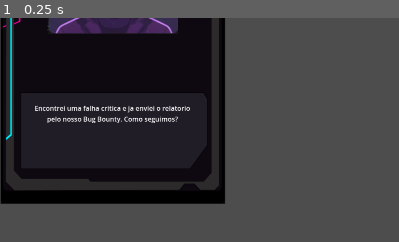
Above: before the commit, frame 1.
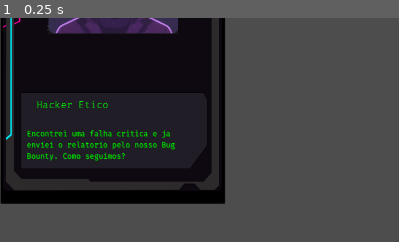
Above: after the commit, the same moment.

Repository: AMSoulAres/reigns-like-cyber-sec
Game: Godot game, scene res://Main.tscn
Same seed, same stepped clock (60 frames per second), same inputs: the game is played once before the commit and once after it.
Inputs:
- Up to frame 1 (0.25 s): no input
The pictures show only the part of the screen within x 0-50%, y 37-87%; the shares and areas given below are measured in that part.

The runs differ from the first frame. In frame 1, 2.6% of the frame differs, in the area x 6-48%, y 37-64%.

Commit message:
change some quests and UI

Diff:
--- a/card_data/conselheiro.tres
+++ b/card_data/conselheiro.tres
@@ -1,7 +1,7 @@
 [gd_resource type="Resource" script_class="CardData" load_steps=3 format=3 uid="uid://c0qab3is6drux"]
 
 [ext_resource type="Script" uid="uid://jt7uulivwsyb" path="res://scripts/CardData.gd" id="1_h3jpb"]
-[ext_resource type="Texture2D" uid="uid://bmqhplh6rblhv" path="res://assets/card_images/Engineer.png" id="1_ultvn"]
+[ext_resource type="Texture2D" uid="uid://dg515llyn5pk5" path="res://assets/card_images/TechGirl.png" id="1_ultvn"]
 
 [resource]
 script = ExtResource("1_h3jpb")
@@ -16,7 +16,7 @@
 "moral": -5
 }
 effects_right = {
-"money": -12,
-"infra": 10
+"infra": 10,
+"money": -12
 }
 metadata/_custom_type_script = "uid://jt7uulivwsyb"
--- a/card_data/example_quest_step0.tres
+++ b/card_data/example_quest_step0.tres
@@ -1,16 +1,15 @@
 [gd_resource type="Resource" script_class="CardData" load_steps=3 format=3 uid="uid://ci3example0"]
 
-[ext_resource type="Texture2D" uid="uid://bmqhplh6rblhv" path="res://assets/card_images/Engineer.png" id="1_portrait"]
+[ext_resource type="Texture2D" uid="uid://dhf53o5ksff3g" path="res://assets/card_images/HappyDog.png" id="1_j140d"]
 [ext_resource type="Script" uid="uid://jt7uulivwsyb" path="res://scripts/CardData.gd" id="2_script"]
 
 [resource]
 script = ExtResource("2_script")
 card_id = "example_quest_step0"
 character = "Personagem Exemplo"
-portrait = ExtResource("1_portrait")
+portrait = ExtResource("1_j140d")
 dialogue = "Use este cartao como ponto de partida para uma nova questline. Atualize ID, personagem e efeitos."
 questline_id = "example_thread"
-quest_step = 0
 available_from_start = false
 reshuffle_after_use = false
 choice_left_text = "Defina a consequencia da opcao esquerda."
--- a/card_data/example_quest_step1.tres
+++ b/card_data/example_quest_step1.tres
@@ -1,13 +1,13 @@
 [gd_resource type="Resource" script_class="CardData" load_steps=3 format=3 uid="uid://ci3example1"]
 
-[ext_resource type="Texture2D" uid="uid://bmqhplh6rblhv" path="res://assets/card_images/Engineer.png" id="1_portrait"]
+[ext_resource type="Texture2D" uid="uid://b8uoxwq46ywux" path="res://assets/card_images/PoliceDog.png" id="1_3g0yr"]
 [ext_resource type="Script" uid="uid://jt7uulivwsyb" path="res://scripts/CardData.gd" id="2_script"]
 
 [resource]
 script = ExtResource("2_script")
 card_id = "example_quest_step1"
 character = "Personagem Exemplo"
-portrait = ExtResource("1_portrait")
+portrait = ExtResource("1_3g0yr")
 dialogue = "Este e um passo intermediario. Ajuste delays e proximos cartoes conforme necessario."
 questline_id = "example_thread"
 quest_step = 1
--- a/card_data/tech_breach/01_entry.tres
+++ b/card_data/tech_breach/01_entry.tres
@@ -1,29 +1,27 @@
 [gd_resource type="Resource" script_class="CardData" load_steps=3 format=3 uid="uid://techbreach01"]
 
-[ext_resource type="Texture2D" uid="uid://borrwiycy5sk3" path="res://assets/card_images/Tech_Guy.png" id="1_portrait"]
+[ext_resource type="Texture2D" uid="uid://6a6lik2q7cgp" path="res://assets/card_images/DataAnalyst.png" id="1_by6fw"]
 [ext_resource type="Script" uid="uid://jt7uulivwsyb" path="res://scripts/CardData.gd" id="2_script"]
 
 [resource]
 script = ExtResource("2_script")
 card_id = "tech_breach_01_entry"
 character = "Dev Pleno"
-portrait = ExtResource("1_portrait")
+portrait = ExtResource("1_by6fw")
 dialogue = "Chefe, meu usuario foi comprometido e dezenas de clientes tiveram dados expostos..."
 questline_id = "tech_breach"
-quest_step = 0
-available_from_start = true
 reshuffle_after_use = false
-choice_left_text = "Informe todo mundo e revise o treinamento da equipe."
-choice_right_text = "Voce caiu em phishing? Vamos encobrir isso."
+choice_left_text = "Tranquilize o público e realize o treinamento de segurança da equipe."
+choice_right_text = "Voce caiu em phishing? Inacreditável. Vamos encobrir isso."
 effects_left = {
-"reputation": -6,
 "infra": 6,
-"moral": 6
+"moral": 6,
+"reputation": -6
 }
 effects_right = {
 "infra": -6,
-"reputation": -8,
-"moral": -6
+"moral": -6,
+"reputation": -8
 }
 next_card_id_left = "tech_breach_02_training"
 next_card_delay_left = 1
--- a/card_data/tech_breach/02_coverup.tres
+++ b/card_data/tech_breach/02_coverup.tres
@@ -1,13 +1,13 @@
-[gd_resource type="Resource" script_class="CardData" load_steps=3 format=3 uid="uid://techbreach02cover"]
+[gd_resource type="Resource" script_class="CardData" load_steps=3 format=3 uid="uid://bnnqr7mvpmu4d"]
 
-[ext_resource type="Texture2D" uid="uid://borrwiycy5sk3" path="res://assets/card_images/Tech_Guy.png" id="1_portrait"]
+[ext_resource type="Texture2D" uid="uid://6a6lik2q7cgp" path="res://assets/card_images/DataAnalyst.png" id="1_tcn1n"]
 [ext_resource type="Script" uid="uid://jt7uulivwsyb" path="res://scripts/CardData.gd" id="2_script"]
 
 [resource]
 script = ExtResource("2_script")
 card_id = "tech_breach_02_coverup"
 character = "Dev Pleno"
-portrait = ExtResource("1_portrait")
+portrait = ExtResource("1_tcn1n")
 dialogue = "A auditoria interna descobriu que escondemos o incidente. Ainda da para controlar a narrativa?"
 questline_id = "tech_breach"
 quest_step = 1
@@ -16,8 +16,8 @@
 choice_left_text = "Confesse antes que vazem prints."
 choice_right_text = "Apague os logs e jure que nunca aconteceu."
 effects_left = {
-"reputation": -12,
-"moral": -4
+"moral": -4,
+"reputation": -12
 }
 effects_right = {
 "infra": -8,
--- a/card_data/tech_breach/02_training.tres
+++ b/card_data/tech_breach/02_training.tres
@@ -1,13 +1,13 @@
-[gd_resource type="Resource" script_class="CardData" load_steps=3 format=3 uid="uid://techbreach02training"]
+[gd_resource type="Resource" script_class="CardData" load_steps=3 format=3 uid="uid://be4ej1h81oaay"]
 
-[ext_resource type="Texture2D" uid="uid://borrwiycy5sk3" path="res://assets/card_images/Tech_Guy.png" id="1_portrait"]
+[ext_resource type="Texture2D" uid="uid://6a6lik2q7cgp" path="res://assets/card_images/DataAnalyst.png" id="1_fi2vd"]
 [ext_resource type="Script" uid="uid://jt7uulivwsyb" path="res://scripts/CardData.gd" id="2_script"]
 
 [resource]
 script = ExtResource("2_script")
 card_id = "tech_breach_02_training"
 character = "Dev Pleno"
-portrait = ExtResource("1_portrait")
+portrait = ExtResource("1_fi2vd")
 dialogue = "A equipe esta esperando o novo treinamento anti-phishing. Como vamos conduzir isso?"
 questline_id = "tech_breach"
 quest_step = 1
--- a/card_data/tech_breach/03_audit.tres
+++ b/card_data/tech_breach/03_audit.tres
@@ -1,13 +1,13 @@
-[gd_resource type="Resource" script_class="CardData" load_steps=3 format=3 uid="uid://techbreach03audit"]
+[gd_resource type="Resource" script_class="CardData" load_steps=3 format=3 uid="uid://bnnqr7mwnsc8f"]
 
-[ext_resource type="Texture2D" uid="uid://borrwiycy5sk3" path="res://assets/card_images/Tech_Guy.png" id="1_portrait"]
+[ext_resource type="Texture2D" uid="uid://bjk6e3mkhfvai" path="res://assets/card_images/DepartmentChief.png" id="1_foivh"]
 [ext_resource type="Script" uid="uid://jt7uulivwsyb" path="res://scripts/CardData.gd" id="2_script"]
 
 [resource]
 script = ExtResource("2_script")
 card_id = "tech_breach_03_audit"
 character = "Dev Pleno"
-portrait = ExtResource("1_portrait")
+portrait = ExtResource("1_foivh")
 dialogue = "O relatorio de phishing trouxe uma lista de 50 acoes. Um auditor externo quer prioridade maxima."
 questline_id = "tech_breach"
 quest_step = 2
--- a/card_data/tech_breach/03_board_hearing.tres
+++ b/card_data/tech_breach/03_board_hearing.tres
@@ -1,13 +1,13 @@
-[gd_resource type="Resource" script_class="CardData" load_steps=3 format=3 uid="uid://techbreach03board"]
+[gd_resource type="Resource" script_class="CardData" load_steps=3 format=3 uid="uid://bnnqr7mwomahx"]
 
-[ext_resource type="Texture2D" uid="uid://borrwiycy5sk3" path="res://assets/card_images/Tech_Guy.png" id="1_portrait"]
+[ext_resource type="Texture2D" uid="uid://bjk6e3mkhfvai" path="res://assets/card_images/DepartmentChief.png" id="1_pfkt1"]
 [ext_resource type="Script" uid="uid://jt7uulivwsyb" path="res://scripts/CardData.gd" id="2_script"]
 
 [resource]
 script = ExtResource("2_script")
 card_id = "tech_breach_03_board_hearing"
 character = "Dev Pleno"
-portrait = ExtResource("1_portrait")
+portrait = ExtResource("1_pfkt1")
 dialogue = "O conselho abriu uma audiencia. Eles querem saber por que ninguem foi avisado do incidente."
 questline_id = "tech_breach"
 quest_step = 3
@@ -16,8 +16,8 @@
 choice_left_text = "Confesse tudo e proponha um plano transparente."
 choice_right_text = "Minta sob juramento, ninguem precisa saber."
 effects_left = {
-"reputation": -5,
-"moral": 4
+"moral": 4,
+"reputation": -5
 }
 effects_right = {
 "reputation": -20
--- a/scenes/Card.gd
+++ b/scenes/Card.gd
@@ -6,6 +6,7 @@
 # Referências aos nós principais
 @onready var template: TextureRect = %Template
 @onready var portrait: TextureRect = %Portrait
+@onready var character: Label = %CharacterLabel
 @onready var dialogue_label: Label = %DialogueLabel
 @onready var choice_left_container: Control = %ChoiceLeftContainer
 @onready var choice_right_container: Control = %ChoiceRightContainer
@@ -30,6 +31,7 @@
 	dialogue_label.text = data.dialogue
 	choice_left_label.text = data.choice_left_text
 	choice_right_label.text = data.choice_right_text
+	character.text = data.character
 
 	# Garante que os containers de escolha comecem invisíveis.
 	choice_left_container.modulate.a = 0
--- a/scenes/Card.tscn
+++ b/scenes/Card.tscn
@@ -1,8 +1,10 @@
-[gd_scene load_steps=7 format=3 uid="uid://l8c4vk1emene"]
+[gd_scene load_steps=9 format=3 uid="uid://l8c4vk1emene"]
 
 [ext_resource type="Script" uid="uid://lqj5333xy445" path="res://scenes/Card.gd" id="1_yiag5"]
 [ext_resource type="Texture2D" uid="uid://bosefamxgquny" path="res://assets/Template Principal.png" id="2_template"]
 [ext_resource type="Texture2D" uid="uid://buqvdrrshwe12" path="res://assets/stats/Money_ICON.png" id="3_money"]
+[ext_resource type="Texture2D" uid="uid://b8uoxwq46ywux" path="res://assets/card_images/PoliceDog.png" id="3_qbjcq"]
+[ext_resource type="FontFile" uid="uid://cn8mt6w1q3se3" path="res://assets/FiraCode-VariableFont_wght.ttf" id="4_dqwud"]
 [ext_resource type="Texture2D" uid="uid://b335w477c37dx" path="res://assets/stats/Moral Icon.png" id="4_moral"]
 [ext_resource type="Texture2D" uid="uid://d11wsb4rj2lcy" path="res://assets/stats/Infra_Icon.png" id="5_infra"]
 [ext_resource type="Texture2D" uid="uid://csx0ekb2k6lx2" path="res://assets/stats/Rep Icon.png" id="6_rep"]
@@ -12,8 +14,8 @@
 
 [node name="Template" type="TextureRect" parent="."]
 unique_name_in_owner = true
-offset_right = 450.0
-offset_bottom = 650.0
+offset_right = 541.0
+offset_bottom = 843.0
 texture = ExtResource("2_template")
 
 [node name="Portrait" type="TextureRect" parent="Template"]
@@ -30,8 +32,30 @@
 offset_bottom = 14.0
 grow_horizontal = 2
 grow_vertical = 2
+texture = ExtResource("3_qbjcq")
 expand_mode = 1
 stretch_mode = 5
+
+[node name="CharacterLabel" type="Label" parent="Template"]
+unique_name_in_owner = true
+layout_mode = 1
+anchors_preset = 8
+anchor_left = 0.5
+anchor_top = 0.5
+anchor_right = 0.5
+anchor_bottom = 0.5
+offset_left = -182.5
+offset_top = 168.5
+offset_right = 235.5
+offset_bottom = 243.5
+grow_horizontal = 2
+grow_vertical = 2
+theme_override_colors/font_color = Color(0, 1, 0, 1)
+theme_override_fonts/font = ExtResource("4_dqwud")
+theme_override_font_sizes/font_size = 24
+text = "Cachorrinho
+"
+autowrap_mode = 3
 
 [node name="DialogueLabel" type="Label" parent="Template"]
 unique_name_in_owner = true
@@ -41,30 +65,34 @@
 anchor_top = 0.5
 anchor_right = 0.5
 anchor_bottom = 0.5
-offset_left = -195.0
-offset_top = 180.0
-offset_right = 195.0
-offset_bottom = 230.0
+offset_left = -206.5
+offset_top = 242.5
+offset_right = 211.5
+offset_bottom = 317.5
 grow_horizontal = 2
 grow_vertical = 2
-text = "Texto do diálogo vem aqui..."
-horizontal_alignment = 1
+theme_override_colors/font_color = Color(0, 1, 0, 1)
+theme_override_colors/font_shadow_color = Color(0, 0.5882353, 0, 1)
+theme_override_fonts/font = ExtResource("4_dqwud")
+theme_override_font_sizes/font_size = 18
+text = "Template de texto de díalogo. Exemplo bem grandão pro texto ficar maior e saber como vai ficar. Acho que assim ta bom"
 autowrap_mode = 3
 
 [node name="ChoiceLeftContainer" type="VBoxContainer" parent="Template"]
 unique_name_in_owner = true
 z_index = 1
 layout_mode = 1
-offset_left = 32.0
-offset_top = 456.0
-offset_right = 222.0
-offset_bottom = 616.0
+offset_left = 122.0
+offset_top = 445.0
+offset_right = 429.0
+offset_bottom = 605.0
 theme_override_constants/separation = 8
 alignment = 1
 
 [node name="Label" type="Label" parent="Template/ChoiceLeftContainer"]
 layout_mode = 2
-text = "Esq"
+theme_override_fonts/font = ExtResource("4_dqwud")
+text = "Texto de escolha esquerda vem aqui... 64 Caracteres max"
 horizontal_alignment = 1
 autowrap_mode = 3
 
@@ -74,25 +102,25 @@
 alignment = 1
 
 [node name="Money" type="TextureRect" parent="Template/ChoiceLeftContainer/Icons"]
-custom_minimum_size = Vector2(48, 48)
+custom_minimum_size = Vector2(30, 30)
 layout_mode = 2
 texture = ExtResource("3_money")
 expand_mode = 1
 
 [node name="Moral" type="TextureRect" parent="Template/ChoiceLeftContainer/Icons"]
-custom_minimum_size = Vector2(48, 48)
+custom_minimum_size = Vector2(30, 30)
 layout_mode = 2
 texture = ExtResource("4_moral")
 expand_mode = 1
 
 [node name="Infra" type="TextureRect" parent="Template/ChoiceLeftContainer/Icons"]
-custom_minimum_size = Vector2(48, 48)
+custom_minimum_size = Vector2(30, 30)
 layout_mode = 2
 texture = ExtResource("5_infra")
 expand_mode = 1
 
 [node name="Reputation" type="TextureRect" parent="Template/ChoiceLeftContainer/Icons"]
-custom_minimum_size = Vector2(48, 48)
+custom_minimum_size = Vector2(30, 30)
 layout_mode = 2
 texture = ExtResource("6_rep")
 expand_mode = 1
@@ -101,16 +129,18 @@
 unique_name_in_owner = true
 z_index = 1
 layout_mode = 1
-offset_left = 228.0
-offset_top = 456.0
-offset_right = 418.0
-offset_bottom = 616.0
+offset_left = 122.0
+offset_top = 445.0
+offset_right = 429.0
+offset_bottom = 605.0
 theme_override_constants/separation = 8
 alignment = 1
 
 [node name="Label" type="Label" parent="Template/ChoiceRightContainer"]
 layout_mode = 2
-text = "Dir"
+theme_override_colors/font_shadow_color = Color(1, 1, 1, 0.3647059)
+theme_override_fonts/font = ExtResource("4_dqwud")
+text = "Texto de escolha direita vem aqui... 64 Caracteres max"
 horizontal_alignment = 1
 autowrap_mode = 3
 
@@ -120,25 +150,25 @@
 alignment = 1
 
 [node name="Money" type="TextureRect" parent="Template/ChoiceRightContainer/Icons"]
-custom_minimum_size = Vector2(48, 48)
+custom_minimum_size = Vector2(30, 30)
 layout_mode = 2
 texture = ExtResource("3_money")
 expand_mode = 1
 
 [node name="Moral" type="TextureRect" parent="Template/ChoiceRightContainer/Icons"]
-custom_minimum_size = Vector2(48, 48)
+custom_minimum_size = Vector2(30, 30)
 layout_mode = 2
 texture = ExtResource("4_moral")
 expand_mode = 1
 
 [node name="Infra" type="TextureRect" parent="Template/ChoiceRightContainer/Icons"]
-custom_minimum_size = Vector2(48, 48)
+custom_minimum_size = Vector2(30, 30)
 layout_mode = 2
 texture = ExtResource("5_infra")
 expand_mode = 1
 
 [node name="Reputation" type="TextureRect" parent="Template/ChoiceRightContainer/Icons"]
-custom_minimum_size = Vector2(48, 48)
+custom_minimum_size = Vector2(30, 30)
 layout_mode = 2
 texture = ExtResource("6_rep")
 expand_mode = 1
--- a/scripts/CardData.gd
+++ b/scripts/CardData.gd
@@ -25,8 +25,10 @@
 @export var next_card_id_left: String = ""
 @export_range(0, 10, 1, "or_greater") var next_card_delay_left: int = 0
 @export var game_over_left: bool = false
+@export var game_over_left_reason: String = ""
 
 @export_group("Choice Right Flow")
 @export var next_card_id_right: String = ""
 @export_range(0, 10, 1, "or_greater") var next_card_delay_right: int = 0
 @export var game_over_right: bool = false
+@export var game_over_right_reason: String = ""
Binary file added: assets/FiraCode-VariableFont_wght.ttf
Not shown, added: assets/FiraCode-VariableFont_wght.ttf.import
Binary file added: assets/ShareTech-Regular.ttf
Not shown, added: assets/ShareTech-Regular.ttf.import
Binary file added: assets/card_images/CommonGuy.png
Not shown, added: assets/card_images/CommonGuy.png.import
Binary file added: assets/card_images/DataAnalyst.png
Not shown, added: assets/card_images/DataAnalyst.png.import
Binary file added: assets/card_images/DepartmentChief.png
Not shown, added: assets/card_images/DepartmentChief.png.import
Binary file added: assets/card_images/HappyDog.png
Not shown, added: assets/card_images/HappyDog.png.import
(and 6 more such lines)
